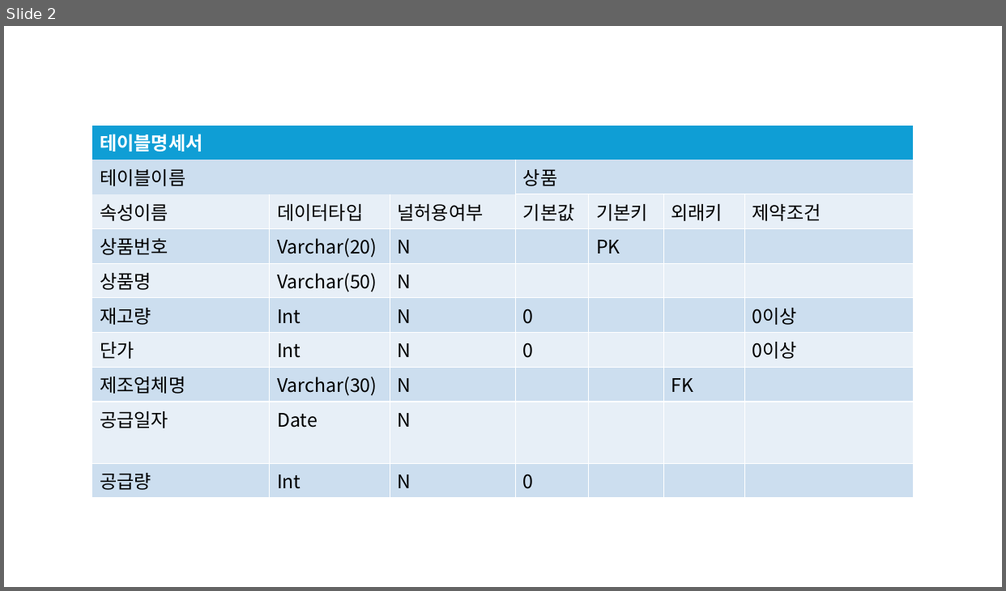
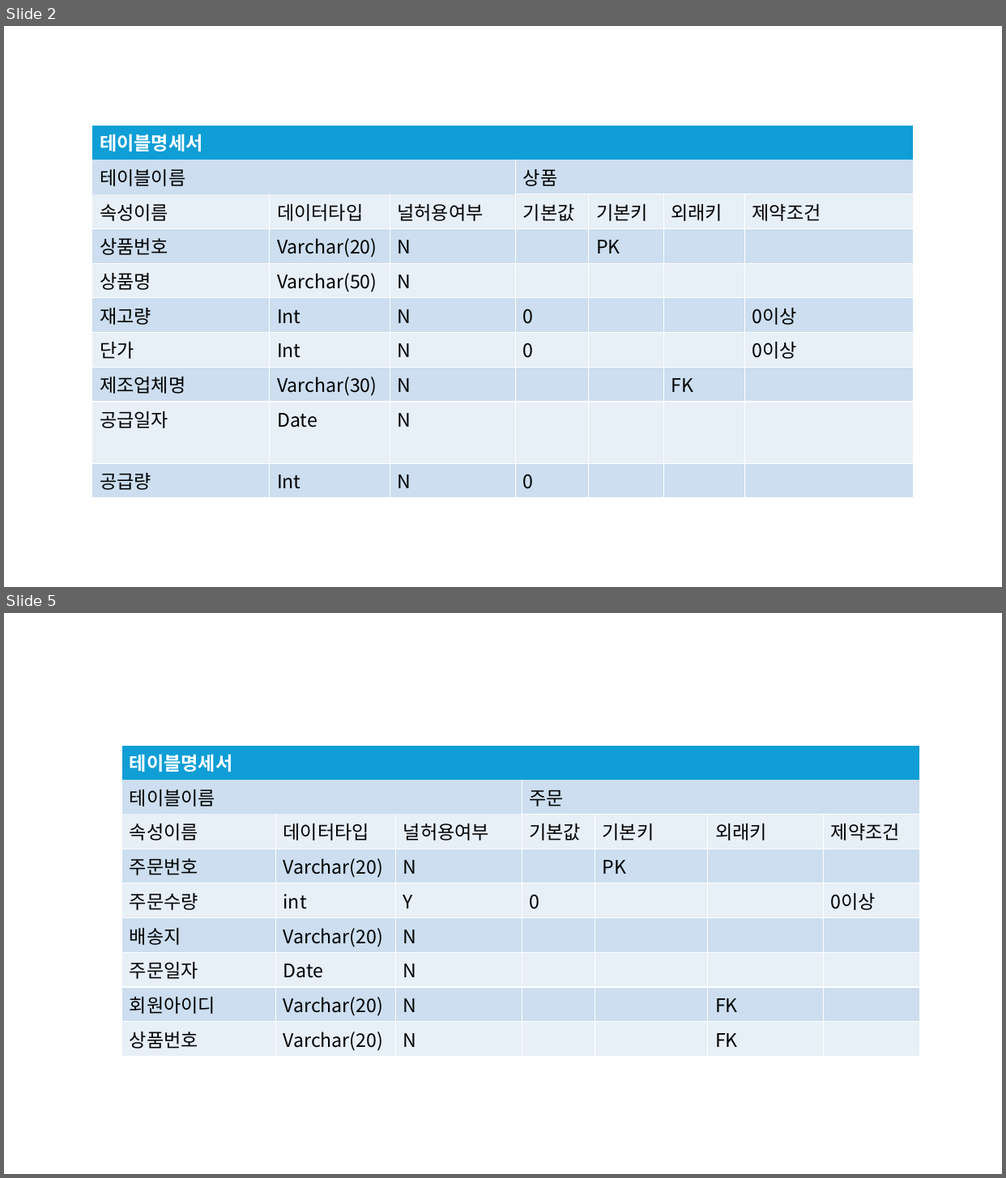
Before and after one commit to banbansolt/DB_2025-2, a slide deck: 프레젠테이션1.pptx. Shown one above the other, each under a label of ours: slide 2 before the commit, slides 2 and 5 after it; the slides between them are not shown. The pictures are 1006x591 and 1006x1178 pixels, drawn with LibreOffice and Linux fonts; fonts in the diff are those of the drawing. Boxes give left, top, right and bottom in pixels: in the first picture for what was removed or moved away, otherwise in the second. Text is boxed around its words. In the diff, an @@ line names an element or a change of style, - is before the commit and + after.

```diff
--- a/프레젠테이션1.pptx
+++ b/프레젠테이션1.pptx
@@ slide 5 added at (4, 613, 1002, 1174), background #FFFFFF @@
@@ table added at (122, 745, 921, 1054), 9 rows, 7 columns @@
+테이블명세서 |  |  |  |  |  | 
+테이블이름 |  |  | 주문 |  |  | 
+속성이름 | 데이터타입 | 널허용여부 | 기본값 | 기본키 | 외래키 | 제약조건
+주문번호 | Varchar(20) | N |  | PK |  | 
+주문수량 | int | Y | 0 |  |  | 0이상
+배송지 | Varchar(20) | N |  |  |  | 
+주문일자 | Date | N |  |  |  | 
+회원아이디 | Varchar(20) | N |  |  | FK | 
+상품번호 | Varchar(20) | N |  |  | FK | 
```
Also in this commit, not shown: 2 other slides added, 1 slide removed, 4 other files.
